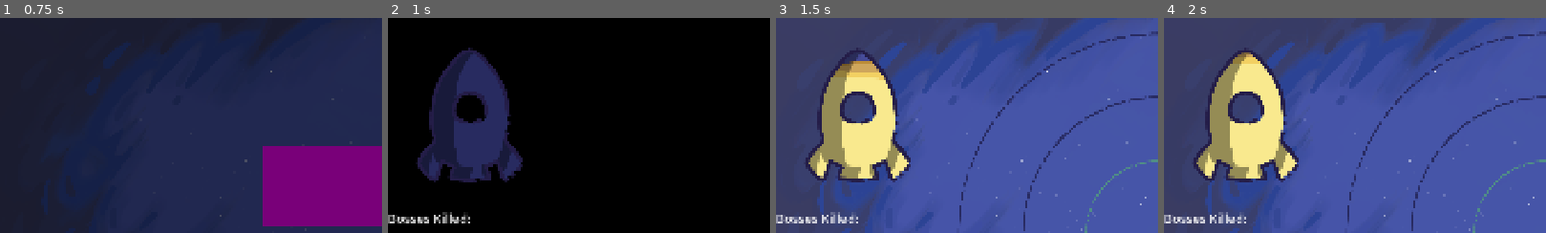
Above: before the commit, frames 1-4 (left to right).
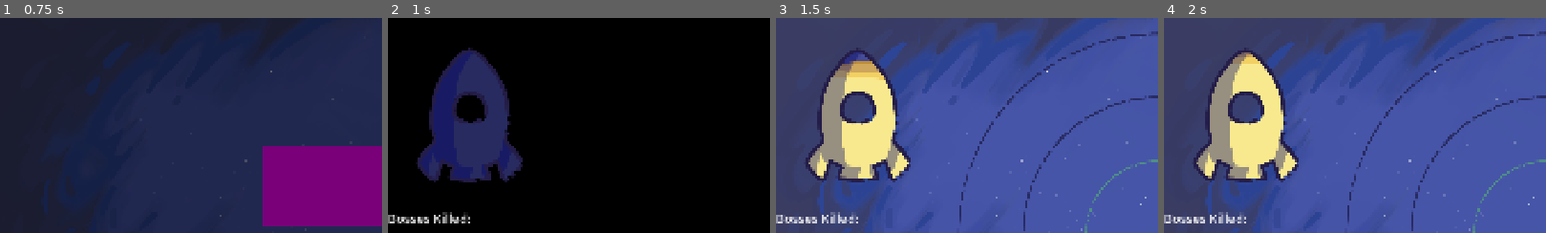
Above: after the commit, the same moments.

Repository: CookieFinder23/YGDA-Fall-Game-Jam-2026
Game: Godot game, scene res://ui/title_screen/title_screen.tscn
The game is run twice, just before and just after one commit, with the same random seed, the same clock (stepped at 60 frames per second) and the same inputs. Sound files missing from this copy of the repository are replaced by a short silence.
Inputs (mouse positions are % of the whole screen's width and height, from its top left):
- Up to frame 1 (0.75 s): click (50, 39) at 0.5 s
- Up to frame 2 (1 s): no input
- Up to frame 3 (1.5 s): hold D (right) from 1.28 s (still down)
- Up to frame 4 (2 s): keep holding D (right)
The pictures show only the part of the screen within x 0-50%, y 0-50%; the shares and areas given below are measured in that part.

Frame 1 is identical in both runs. In frame 2, 3.1% of the frame differs, in the area x 8-33%, y 16-75%; in frame 3, 3.1%; in frame 4, 3.1%.

Commit message:
some changes also imported skull png for boosses killed thingy thing

Diff:
--- /dev/null
+++ b/fall-game-jam-2026/ui/hud/BossesKilled.tscn
@@ -0,0 +1,3 @@
+[gd_scene format=3 uid="uid://fl47j4f64oki"]
+
+[node name="BossesKilled" type="Node2D" unique_id=145743401]
--- a/fall-game-jam-2026/ui/hud/health_bar.tscn
+++ b/fall-game-jam-2026/ui/hud/health_bar.tscn
@@ -1,12 +1,12 @@
 [gd_scene format=3 uid="uid://dvarorggar2ib"]
 
 [ext_resource type="Script" uid="uid://bt23yhf632rph" path="res://ui/hud/health_bar.gd" id="1_drmcp"]
-[ext_resource type="Texture2D" uid="uid://dnurbech3bbxx" path="res://assets/art/healthbar/rocket_healthbar_alpha_white.png" id="2_jeyp6"]
+[ext_resource type="Texture2D" uid="uid://dnurbech3bbxx" path="res://assets/art/gui/healthbar/rocket_healthbar_alpha_white.png" id="2_jeyp6"]
 [ext_resource type="Script" uid="uid://ci3nxnk8kf0ss" path="res://ui/hud/health_bar_wave.gd" id="3_6wigd"]
-[ext_resource type="Texture2D" uid="uid://5hx063pto5up" path="res://assets/art/healthbar/rocket_healthbar_wave_white.png" id="3_y8agl"]
-[ext_resource type="Texture2D" uid="uid://g02q8uf2ro1r" path="res://assets/art/healthbar/rocket_healthbar_wave_outline_white.png" id="5_atn30"]
-[ext_resource type="Texture2D" uid="uid://dxw3pbn3ncnop" path="res://assets/art/healthbar/rocket_healthbar_shadows_b.png" id="6_y8agl"]
-[ext_resource type="Texture2D" uid="uid://db22e2jvp88wo" path="res://assets/art/healthbar/rocket_healthbar_outline_white_thicker_b.png" id="7_y8agl"]
+[ext_resource type="Texture2D" uid="uid://5hx063pto5up" path="res://assets/art/gui/healthbar/rocket_healthbar_wave_white.png" id="3_y8agl"]
+[ext_resource type="Texture2D" uid="uid://g02q8uf2ro1r" path="res://assets/art/gui/healthbar/rocket_healthbar_wave_outline_white.png" id="5_atn30"]
+[ext_resource type="Texture2D" uid="uid://dxw3pbn3ncnop" path="res://assets/art/gui/healthbar/rocket_healthbar_shadows_b.png" id="6_y8agl"]
+[ext_resource type="Texture2D" uid="uid://db22e2jvp88wo" path="res://assets/art/gui/healthbar/rocket_healthbar_outline_white_thicker_b.png" id="7_y8agl"]
 
 [node name="HealthBar" type="Node2D" unique_id=436221617]
 script = ExtResource("1_drmcp")
@@ -48,7 +48,7 @@
 texture = ExtResource("2_jeyp6")
 
 [node name="HealthBarShading" type="Sprite2D" parent="HealthBarWaveAlpha2" unique_id=305378535]
-modulate = Color(0, 0, 0, 0.4)
+modulate = Color(0, 0.013666653, 0.41, 0.39215687)
 texture = ExtResource("6_y8agl")
 
 [node name="HealthBarOutline" type="Sprite2D" parent="." unique_id=737123128]
Binary file added: fall-game-jam-2026/assets/art/gui/boss_kill_count_skull.png
Not shown, added: fall-game-jam-2026/assets/art/gui/boss_kill_count_skull.png.import
Renamed: fall-game-jam-2026/assets/art/healthbar/rocket_healthbar_alpha.png -> fall-game-jam-2026/assets/art/gui/healthbar/rocket_healthbar_alpha.png
Not shown, changed: fall-game-jam-2026/assets/art/gui/healthbar/rocket_healthbar_alpha.png.import
Renamed: fall-game-jam-2026/assets/art/healthbar/rocket_healthbar_alpha_white.png -> fall-game-jam-2026/assets/art/gui/healthbar/rocket_healthbar_alpha_white.png
Not shown, changed: fall-game-jam-2026/assets/art/gui/healthbar/rocket_healthbar_alpha_white.png.import
Renamed: fall-game-jam-2026/assets/art/healthbar/rocket_healthbar_outline.png -> fall-game-jam-2026/assets/art/gui/healthbar/rocket_healthbar_outline.png
Not shown, changed: fall-game-jam-2026/assets/art/gui/healthbar/rocket_healthbar_outline.png.import
Renamed: fall-game-jam-2026/assets/art/healthbar/rocket_healthbar_outline_white.png -> fall-game-jam-2026/assets/art/gui/healthbar/rocket_healthbar_outline_white.png
Not shown, changed: fall-game-jam-2026/assets/art/gui/healthbar/rocket_healthbar_outline_white.png.import
Renamed: fall-game-jam-2026/assets/art/healthbar/rocket_healthbar_outline_white_thicker.png -> fall-game-jam-2026/assets/art/gui/healthbar/rocket_healthbar_outline_white_thicker.png
Not shown, changed: fall-game-jam-2026/assets/art/gui/healthbar/rocket_healthbar_outline_white_thicker.png.import
(and 14 more such lines)
